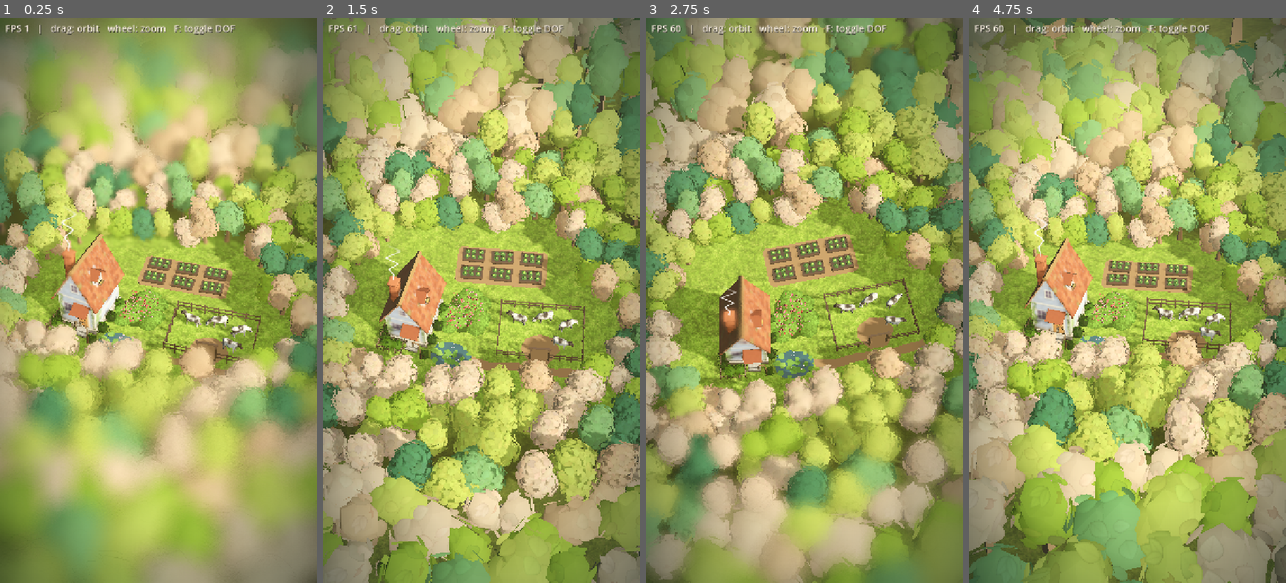
Above: before the commit, frames 1-4 (left to right).
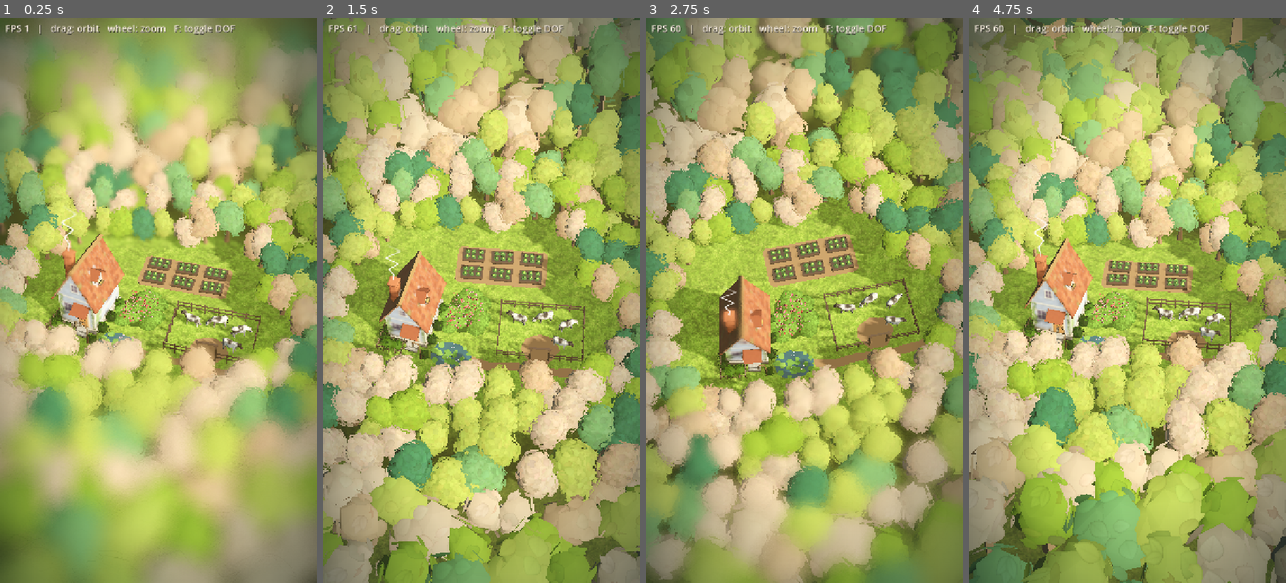
Above: after the commit, the same moments.

Repository: evaqqwww/Island
Game: Godot game, scene res://main.tscn
The game is run twice, just before and just after one commit, with the same random seed, the same clock (stepped at 60 frames per second) and the same inputs.
Inputs (mouse positions are in pixels of both pictures, inside the frame that each line leads up to):
- Up to frame 1 (0.25 s): no input
- Up to frame 2 (1.5 s): tap Enter at 0.5 s; move the mouse to (551, 272) at 0.52 s; tap F at 0.6 s; click (551, 272) at 0.67 s; drag from (418, 328) to (465, 413) at 1.27 s
- Up to frame 3 (2.75 s): move the mouse to (836, 176) at 2.02 s; tap F at 2.1 s; click (836, 176) at 2.17 s
- Up to frame 4 (4.75 s): drag from (1111, 413) to (1032, 215) at 2.77 s; move the mouse to (1222, 385) at 3.52 s; tap F at 3.6 s; click (1222, 385) at 3.67 s; drag from (1032, 215) to (1079, 159) at 4.27 s

The runs differ from the first frame. In frame 1, 6.5% of the frame differs, in the area x 0-100%, y 11-76%; in frame 2, 13%, in the area x 0-100%, y 0-100%; in frame 3, 13%; in frame 4, 11%.

Commit message:
树冠柔化：叶片接收的阴影只保留四成深度、遮蔽减弱，双面叶片背面沿用朝外的法线，去掉叶片间细碎的暗斑
Co-Authored-By: Claude Opus 5.5 <noreply@anthropic.com>

Diff:
--- a/materials/tree_leaves.tres
+++ b/materials/tree_leaves.tres
@@ -8,8 +8,10 @@
 shader = ExtResource("1_shader")
 shader_parameter/leaf_atlas = ExtResource("2_atlas")
 shader_parameter/alpha_cut = 0.45
-shader_parameter/ao_strength = 0.85
+shader_parameter/ao_strength = 0.6
 shader_parameter/ao_light_affect = 0.45
+shader_parameter/wrap = 0.85
+shader_parameter/shadow_strength = 0.4
 shader_parameter/wind_strength = 0.05
 shader_parameter/wind_speed = 1.1
 shader_parameter/canopy_height = 4.5
--- a/shaders/tree_leaves.gdshader
+++ b/shaders/tree_leaves.gdshader
@@ -1,14 +1,18 @@
 // 树冠叶片：叶片图集按 alpha 裁剪；颜色 = 图集 × COLOR。
 // COLOR = 顶点色（RGB 每片叶子的色差，A 遮蔽）× MultiMesh 实例颜色（forest.gd 写入的每棵树色调）。
 // 顶点色 A 是 Blender 里按高度和树冠深度算好的遮蔽；法线已在 Blender 里球形化，受光柔和。
-// 叶片随风轻摆，越高摆得越多。
+// 叶片双面渲染，背面沿用正面的球形化法线（不翻转朝向树冠内部），避免背面发黑。
+// 自定义光照：包裹漫反射让受光柔和；接收的阴影只保留 shadow_strength 的深度，
+// 叶片之间互相投下的细碎阴影变浅，树冠成片不斑驳。叶片随风轻摆，越高摆得越多。
 shader_type spatial;
-render_mode cull_disabled, diffuse_lambert_wrap;
+render_mode cull_disabled;
 
 uniform sampler2D leaf_atlas : source_color, filter_linear_mipmap, repeat_disable;
 uniform float alpha_cut : hint_range(0.0, 1.0) = 0.45;
 uniform float ao_strength : hint_range(0.0, 1.0) = 0.85;
 uniform float ao_light_affect : hint_range(0.0, 1.0) = 0.45;
+uniform float wrap : hint_range(0.0, 1.0) = 0.85;             // 包裹漫反射，越大背光面越亮
+uniform float shadow_strength : hint_range(0.0, 1.0) = 1.0;   // 接收阴影的深度，0 不受阴影
 uniform float wind_strength = 0.05;
 uniform float wind_speed = 1.1;
 uniform float canopy_height = 4.5;   // 网格局部高度，用来算摆动权重
@@ -21,6 +25,9 @@
 }
 
 void fragment() {
+	if (!FRONT_FACING) {
+		NORMAL = -NORMAL;
+	}
 	vec4 leaf = texture(leaf_atlas, UV);
 	ALBEDO = leaf.rgb * COLOR.rgb;
 	ALPHA = leaf.a;
@@ -30,3 +37,8 @@
 	ROUGHNESS = 0.85;
 	SPECULAR = 0.2;
 }
+
+void light() {
+	float ndl = max(0.0, (dot(NORMAL, LIGHT) + wrap) / ((1.0 + wrap) * (1.0 + wrap)));
+	DIFFUSE_LIGHT += LIGHT_COLOR * ndl * mix(1.0, ATTENUATION, shadow_strength) / PI;
+}
Not shown, changed: docs/index.html
Not shown, changed: docs/index.pck
